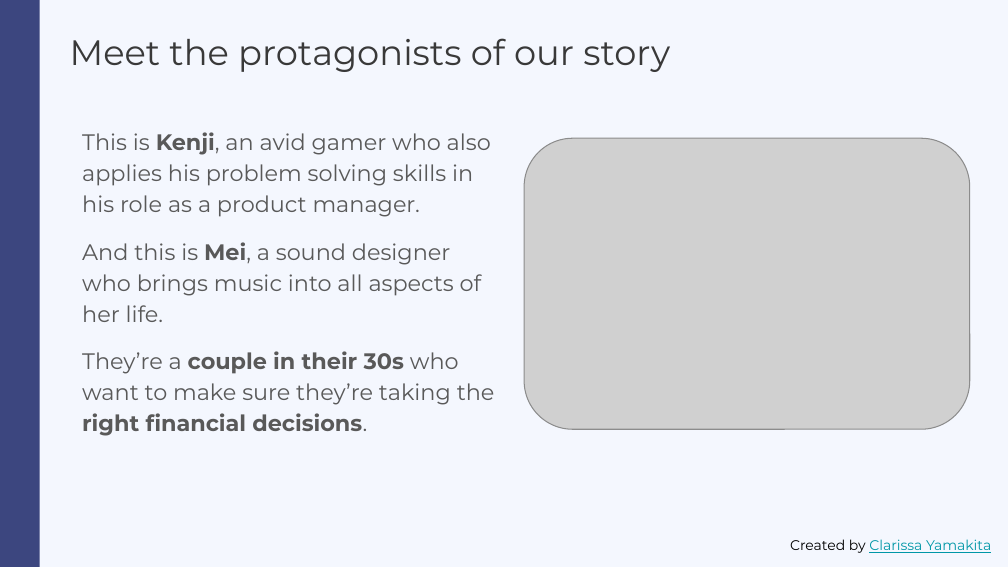
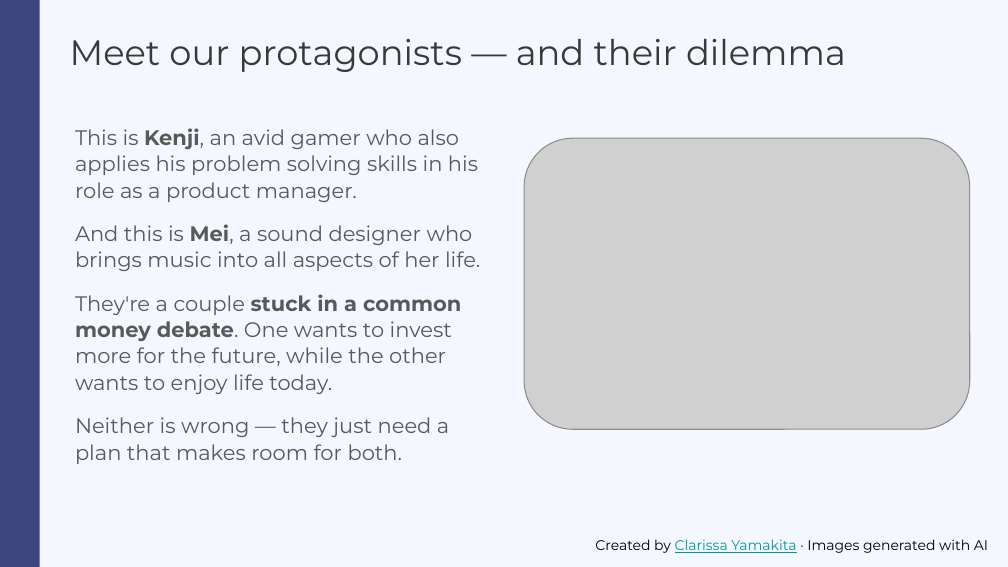
Before and after one commit to clayamakita/personal_finances, a slide deck: slide 2 of assets/Personal Finances - Slide Deck.pptx. Drawn at 1008x567 pixels with LibreOffice and Linux fonts; fonts in the diff are those of the drawing; grey boxes stand for pictures. Boxes give left, top, right and bottom in pixels: in the first picture for what was removed or moved away, otherwise in the second. Text is boxed around its words. In the diff, an @@ line names an element or a change of style, - is before the commit and + after.

Commit message:
Updated slide deck file
Updated slide deck file with adjustments to narrative focusing on problem to be solved. Other small adjustments to wording on the slides. Inclusion of one last slide to file.

```diff
--- a/assets/Personal Finances - Slide Deck.pptx
+++ b/assets/Personal Finances - Slide Deck.pptx
@@ title at box(70, 39, 846, 72): text changed @@
-Meet the protagonists of our story
+Meet our protagonists — and their dilemma
@@ text "This is Kenji, an avid ...": place and size @@
-text "This is Kenji, an avid ..." at box(82, 132, 495, 436)
+text "This is Kenji, an avid ..." at box(75, 128, 480, 464)
@@ text at box(75, 128, 480, 271): size 16 to 15 pt in "This is Kenji, an avid gamer who ...", "And this is Mei, a sound designer ..."; line spacing 1.15 to 1.05 @@
@@ text at box(75, 294, 461, 464): text changed; size 16 to 15 pt @@
-They’re a couple in their 30s who want to make sure they’re taking the right financial decisions.
+They're a couple stuck in a common money debate. One wants to invest more for the future, while the other wants to enjoy life today.
+Neither is wrong — they just need a plan that makes room for both.
@@ text at box(595, 539, 988, 553): text changed; text colour #0097A7 to #000000 @@
-Created by Clarissa Yamakita
+Created by Clarissa Yamakita · Images generated with AI
```
Also in this commit, not shown: 11 other slides changed, 1 slide added.
